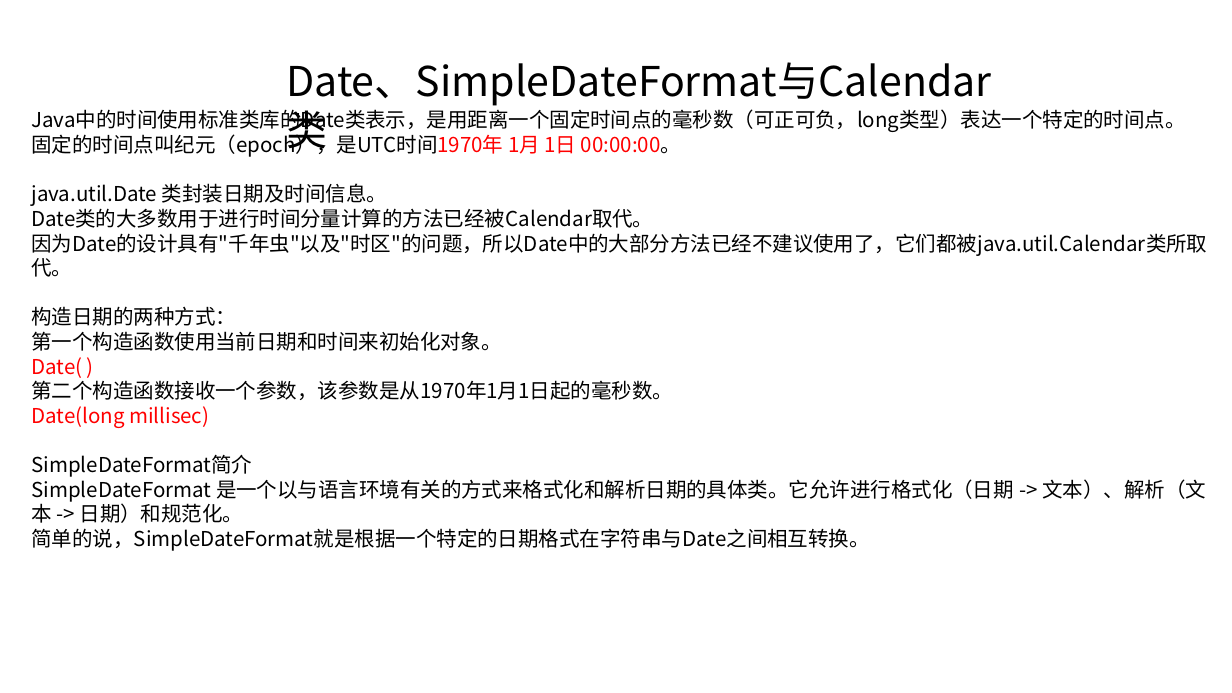
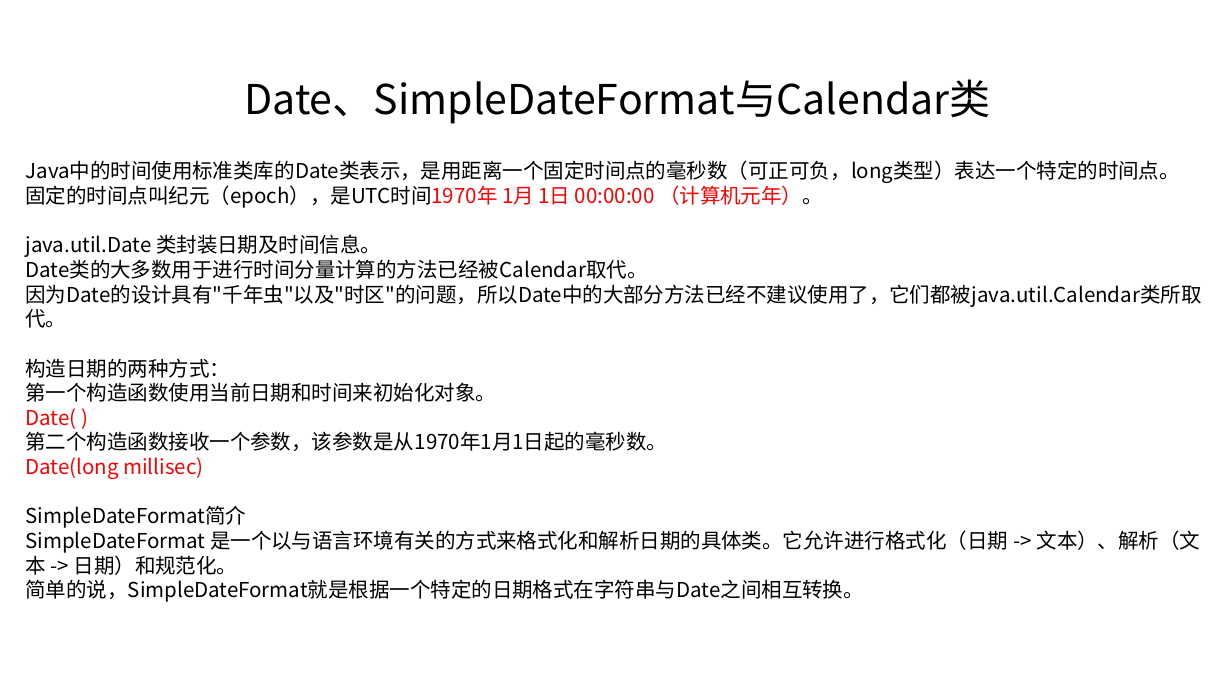
Before and after one commit to linkknown/PPT, a slide deck: slide 2 of 基础PPT/第5章：Java日期处理.pptx. Drawn at 1232x693 pixels with LibreOffice and Linux fonts; fonts in the diff are those of the drawing; background and template pictures are left out. Boxes give left, top, right and bottom in pixels: in the first picture for what was removed or moved away, otherwise in the second. Text is boxed around its words. In the diff, an @@ line names an element or a change of style, - is before the commit and + after.

```diff
--- a/基础PPT/第5章：Java日期处理.pptx
+++ b/基础PPT/第5章：Java日期处理.pptx
@@ text "Date、SimpleDateFormat与Calendar类" moved from (x1=286, y1=62, x2=991, y2=106) to (x1=244, y1=79, x2=991, y2=124) @@
@@ text "Date、SimpleDateFormat与Calendar类" at (x1=244, y1=79, x2=991, y2=124): alignment left to centre @@
@@ text "Java中的时间使用标准类库的Date类表示，是用距离一个固定时间点的毫秒数（可正可负，long类型）表达一个特定的时间 ..." moved from (x1=31, y1=109, x2=1207, y2=551) to (x1=26, y1=160, x2=1202, y2=602) @@
@@ text at (x1=26, y1=185, x2=823, y2=208): text changed @@
-固定的时间点叫纪元（epoch），是UTC时间1970年 1月 1日 00:00:00。
+固定的时间点叫纪元（epoch），是UTC时间1970年 1月 1日 00:00:00 （计算机元年）。
```
Also in this commit, not shown: 1 other slide changed, 2 slides removed, 2 other files.
